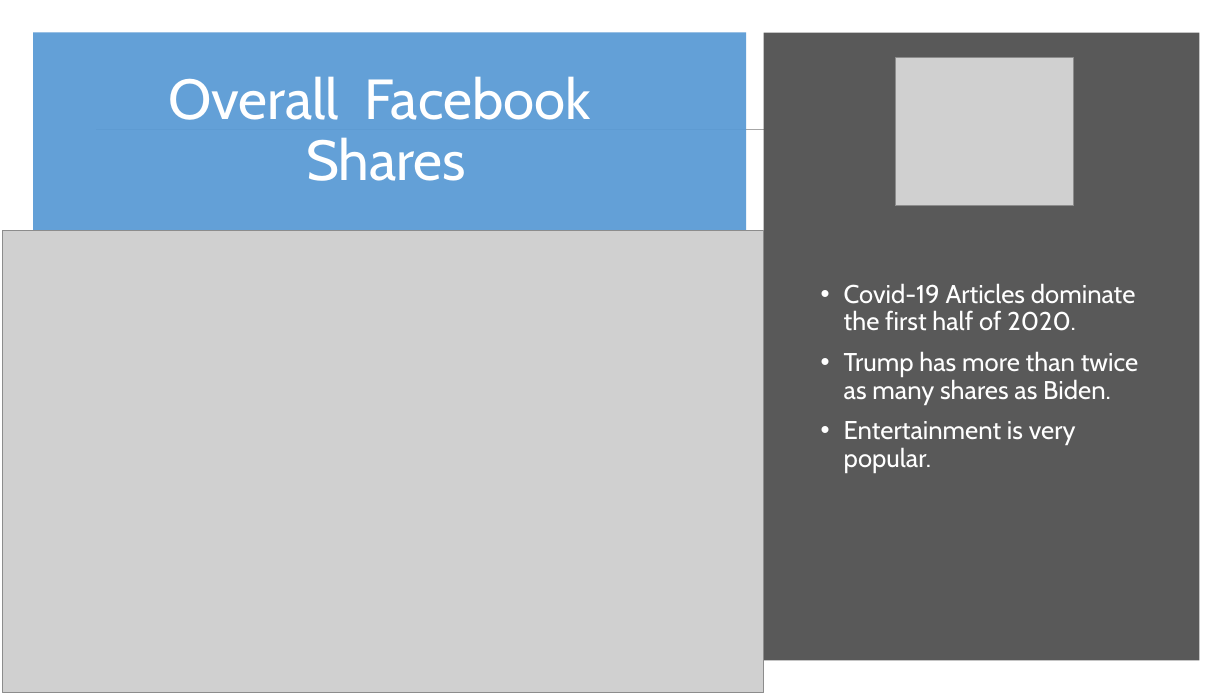
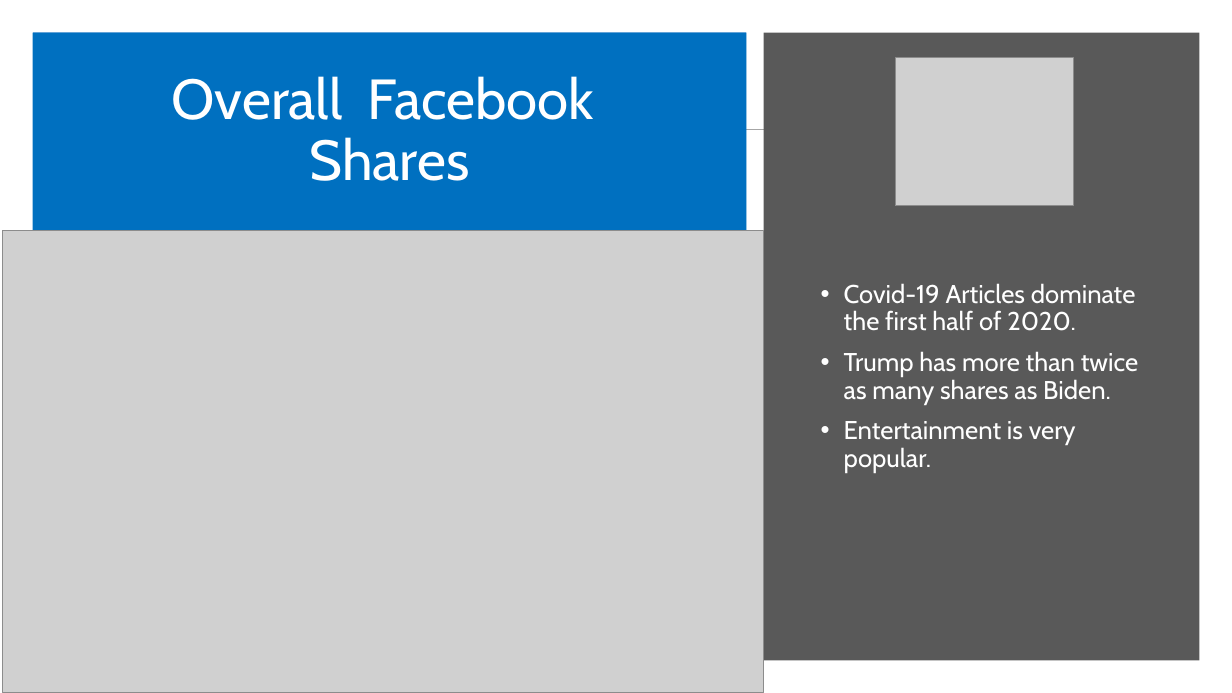
Before and after one commit to jakehtaylor/Classifying-Clickbait-Headlines, a slide deck: slide 5 of Group 9 - Facebook News Article Analysis.pptx (slide 3 before the commit). Drawn at 1232x693 pixels with LibreOffice and Linux fonts; fonts in the diff are those of the drawing; grey boxes stand for pictures. Boxes give left, top, right and bottom in pixels: in the first picture for what was removed or moved away, otherwise in the second. Text is boxed around its words. In the diff, an @@ line names an element or a change of style, - is before the commit and + after.

```diff
--- a/Group 9 - Facebook News Article Analysis.pptx
+++ b/Group 9 - Facebook News Article Analysis.pptx
@@ title "Overall Facebook Shares": place and size @@
-title "Overall Facebook Shares" at box(168, 76, 591, 181)
+title "Overall Facebook Shares" at box(32, 32, 747, 231)
@@ title "Overall Facebook Shares" at box(32, 32, 747, 231): fill none to #0070C0 @@
```
Also in this commit, not shown: 3 other slides changed, 3 slides added, 10 other files.
